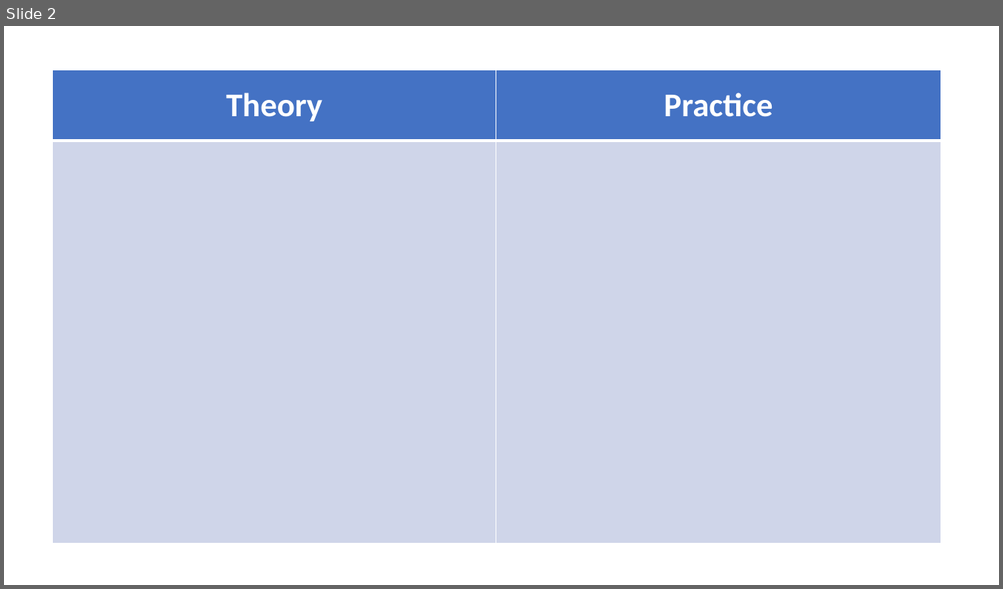
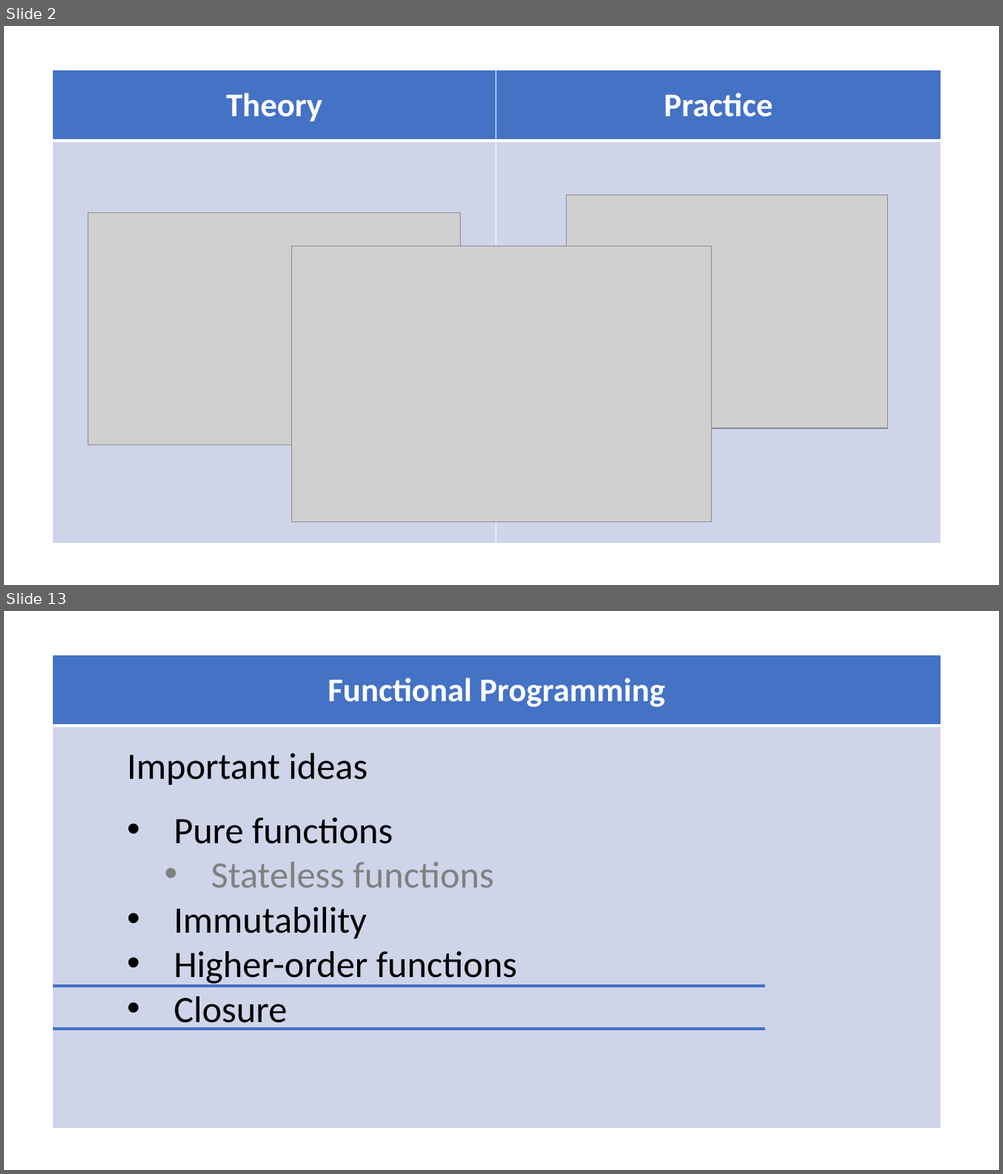
Before and after one commit to levanroinishvili/functional-js, a slide deck: functional.pptx. Shown one above the other, each under a label of ours: slide 2 before the commit, slides 2 and 13 after it; the slides between them are not shown. The pictures are 1003x589 and 1003x1174 pixels, drawn with LibreOffice and Linux fonts; fonts in the diff are those of the drawing; grey boxes stand for pictures. Boxes give left, top, right and bottom in pixels: in the first picture for what was removed or moved away, otherwise in the second. Text is boxed around its words. In the diff, an @@ line names an element or a change of style, - is before the commit and + after.

```diff
--- a/functional.pptx
+++ b/functional.pptx
@@ slide 13 added at (4, 611, 999, 1170), background #FFFFFF @@
@@ table added at (53, 655, 940, 1130), 2 rows, 1 columns @@
+Functional Programming
+
@@ text added at (127, 753, 367, 785), 36 pt, text #000000 @@
+Important ideas
@@ text added at (173, 817, 517, 1031), 36 pt, text #000000 @@
+• Pure functions
+  • Stateless functions
+• Immutability
+• Higher-order functions
+• Closure
@@ line added from (53, 986) to (765, 986), #4472C4 3 pt @@
@@ line added from (53, 1029) to (765, 1029), #4472C4 3 pt @@
@@ slide 2 changed as well @@
@@ picture added at (566, 195, 888, 429) @@
@@ picture added at (88, 213, 461, 446) @@
@@ picture added at (292, 247, 711, 523) @@
```
Also in this commit, not shown: 1 other slide changed, 33 other slides added.
